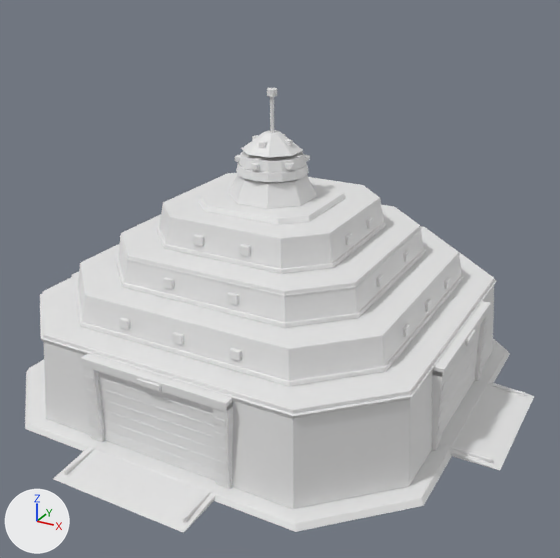
An edit to the glTF model art/units/hq_t2.glb, drawn before and after from the same camera.
Camera for both pictures: a 50 mm lens placed at (42.6, -75.6, 49.7), pointed at (2.3, -2.4, 13.2). The lights are fixed; the arrows at lower left show +X, +Y and +Z. The picture after the commit comes second. Vertices at exactly the same position are counted once.

In view in the first picture: 'hq_t2'.
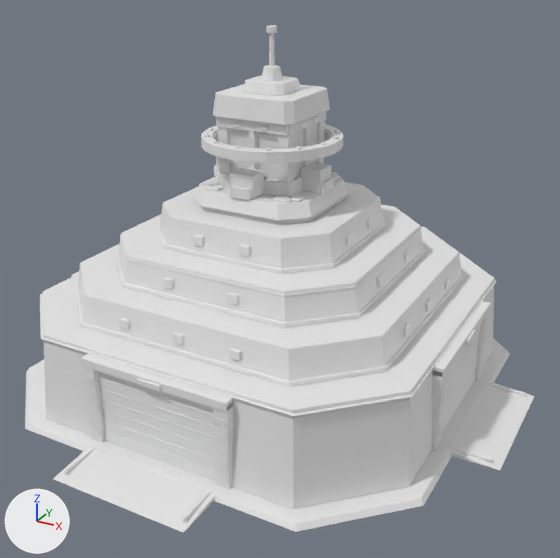
What differs and where, as boxes (x1, y1, x2, y2) in the pictures (560 x 558 px):
'hq_t2', reshaped (14% taller)
    before: (25, 88, 534, 533)
    after: (25, 25, 534, 533)
part 1 of me_piece, added (mostly hidden)
    after: (303, 127, 310, 167)
part 2 of me_piece, added
    after: (269, 33, 275, 66)
part 3 of me_piece, added
    after: (266, 25, 277, 33)
part 4 of me_piece, built on
    before: (229, 88, 317, 209)
    after: (194, 65, 349, 221)

The edits, one by one:
me_piece is used by ob_hq_t2; location (0.0, 0.0, 0.0).
me_piece had 4420 vertices, 8172 faces and spanned x -31.0..31.0, y -31.0..31.0, z 0.0..34.6.
me_piece now has 6548 vertices, 12432 faces and spans x -31.0..31.0, y -31.0..31.0, z 0.0..41.2.
me_piece part 1: the loose piece of 24 vertices spanning x 3.0..3.7, y -0.3..0.3, z 25.7..27.5 is copied, and the copy is scaled about its middle by (0.764, 1.16, 4.57), then moved by (1.0, 0.0, 1.4); it spans x 4.0..4.6, y -0.4..0.4, z 24.0..32.0.
me_piece part 2: the loose piece of 36 vertices spanning x -0.2..0.2, y -0.2..0.2, z 29.8..33.8 is copied, and the copy is scaled about its middle by (1.23, 1.23, 0.873), then moved by (0.0, 0.0, 7.0); it spans x -0.3..0.3, y -0.3..0.3, z 37.0..40.5.
me_piece part 3: the loose piece of 48 vertices spanning x -0.6..0.6, y -0.6..0.6, z 33.8..34.6 is copied, and the copy is moved by (0.0, 0.0, 6.7); it spans x -0.6..0.6, y -0.6..0.6, z 40.5..41.2.
me_piece part 4: 214 vertices moved from x -4.8..4.8, y -4.8..4.8, z 22.4..34.6 to x -7.6..7.6, y -7.6..7.6, z 22.4..32.0; 414 vertices removed from x -4.2..4.0, y -4.2..4.2, z 25.2..34.6; 1858 vertices added at x -8.0..8.0, y -8.0..8.0, z 24.0..37.0.
Other edits to the shape of me_piece do not show in these pictures.
